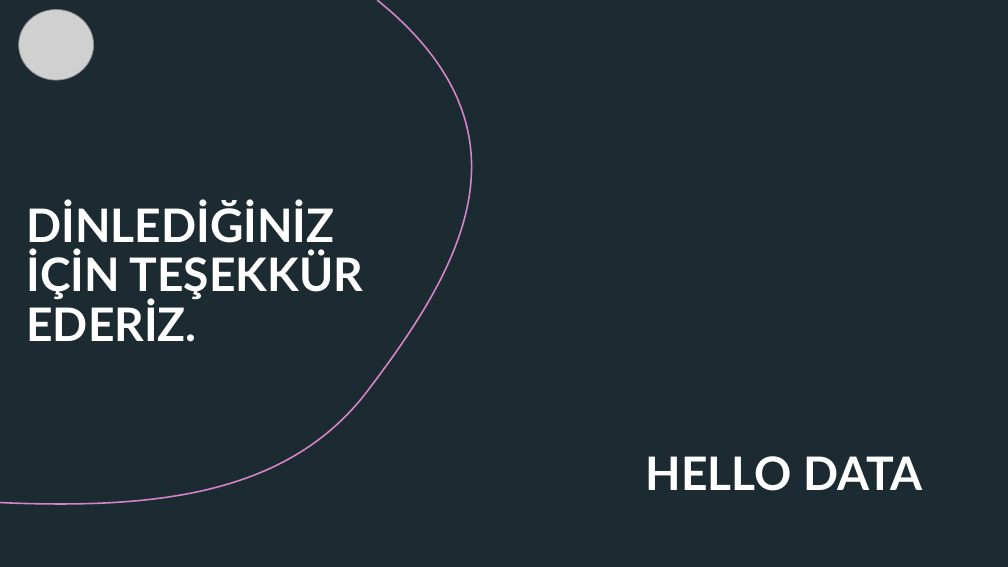
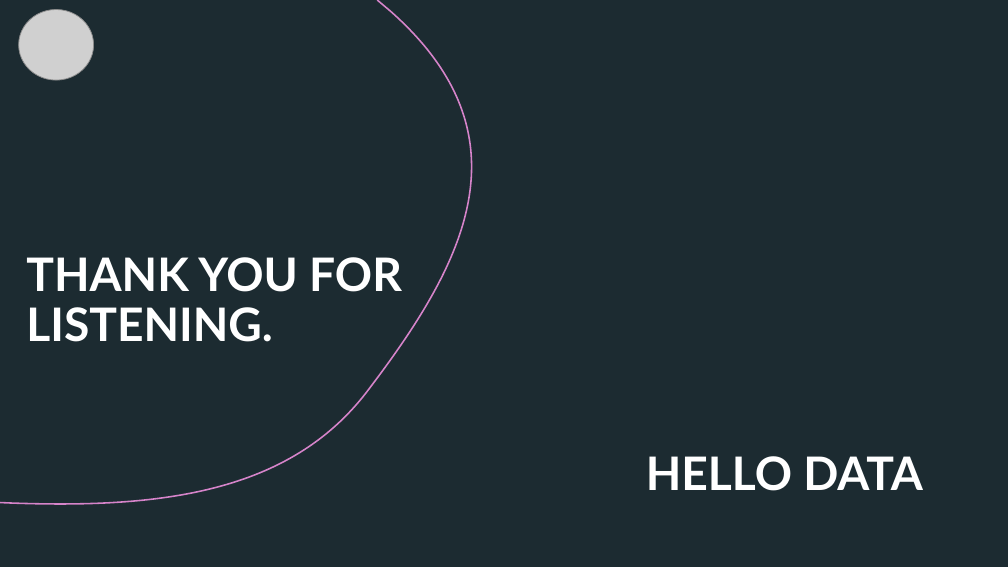
Before and after one commit to ileri-seviye-mssql-oracle-sql-bootcamp/sql-server-proje-hello-data, a slide deck: slide 9 of MS SQL PROJECT.pptx. Drawn at 1008x567 pixels with LibreOffice and Linux fonts; fonts in the diff are those of the drawing; grey boxes stand for pictures; background and template pictures are left out. Boxes give left, top, right and bottom in pixels: in the first picture for what was removed or moved away, otherwise in the second. Text is boxed around its words. In the diff, an @@ line names an element or a change of style, - is before the commit and + after.

```diff
--- a/MS SQL PROJECT.pptx
+++ b/MS SQL PROJECT.pptx
@@ title at box(26, 257, 402, 342): text changed @@
-DİNLEDİĞİNİZ İÇİN TEŞEKKÜR EDERİZ.
+THANK YOU FOR LISTENING.
```
Also in this commit, not shown: 2 other slides changed.
